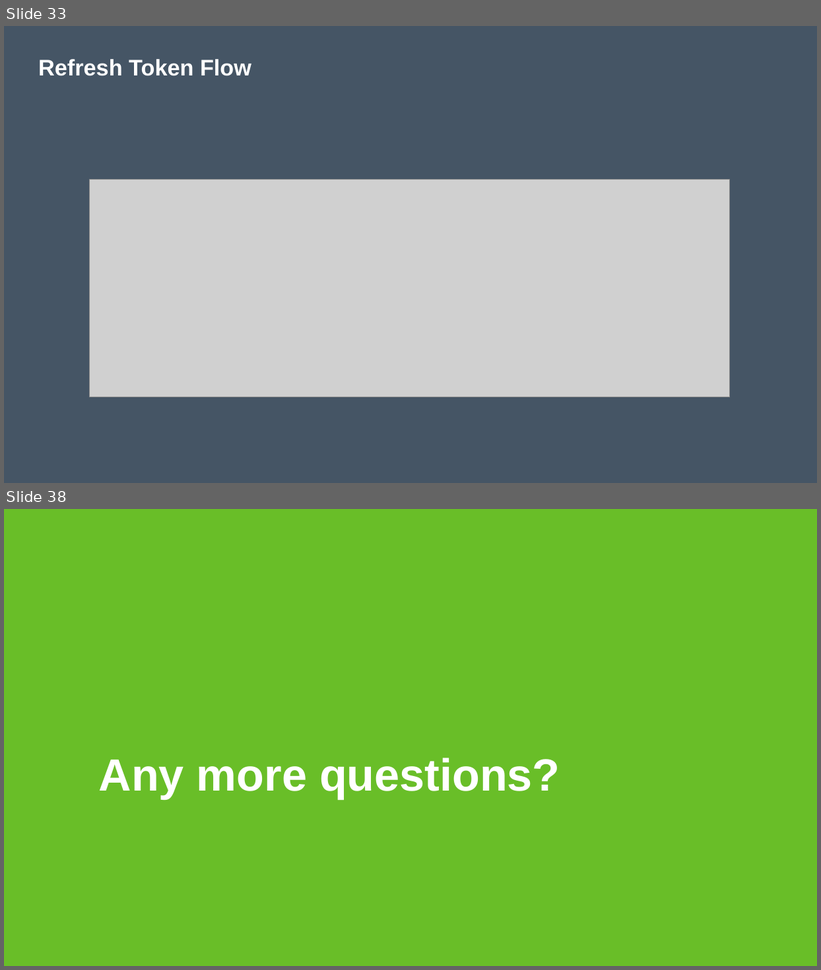
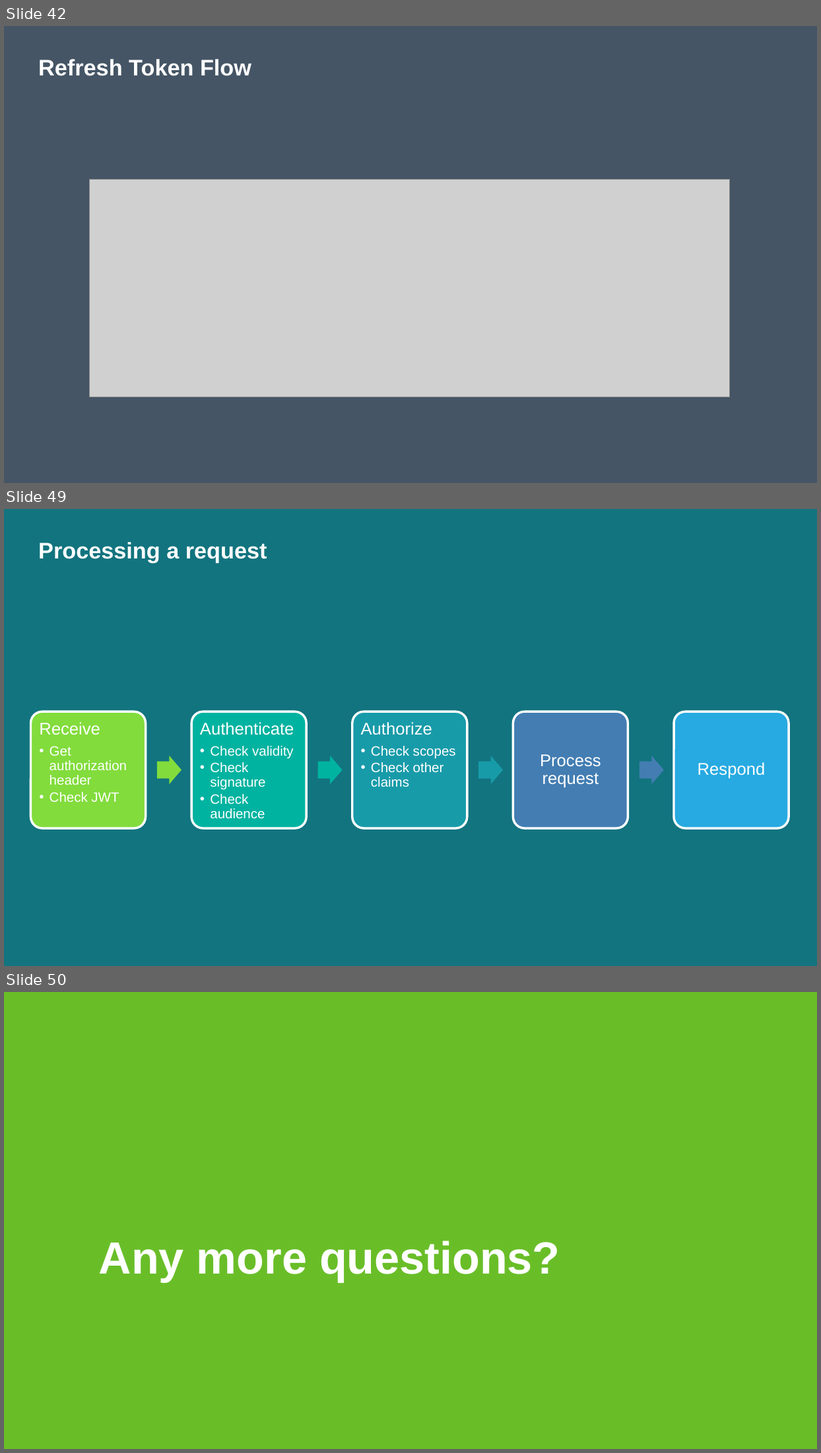
Before and after one commit to nickverschueren/devcruise-2019, a slide deck: Slides/OAuthAndOpenIdConnect.pptx. Shown one above the other, each under a label of ours: slides 33 and 38 before the commit, slides 42, 49 and 50 after it; the slides between them are not shown. The pictures are 821x970 and 821x1453 pixels, drawn with LibreOffice and Linux fonts; fonts in the diff are those of the drawing; grey boxes stand for pictures; background and template pictures are left out. Boxes give left, top, right and bottom in pixels: in the first picture for what was removed or moved away, otherwise in the second. Text is boxed around its words. In the diff, an @@ line names an element or a change of style, - is before the commit and + after.

```diff
--- a/Slides/OAuthAndOpenIdConnect.pptx
+++ b/Slides/OAuthAndOpenIdConnect.pptx
@@ slide 49 added at [4, 509, 817, 966], background #12747F @@
@@ title added at [38, 542, 267, 562], 20 pt, text #FFFFFF, bold @@
+Processing a request
@@ group added at [31, 712, 789, 828]: 5 rounded rectangles, 5 texts, 4 right arrows @@
+Receive
+  • Get authorization header
+  • Check JWT
+Authenticate
+  • Check validity
+  • Check signature
+  • Check audience
+Authorize
+  • Check scopes
+  • Check other claims
+Process request
+Respond
@@ what was slide 33 is now slide 42 @@
@@ what was slide 38 is now slide 50 @@
```
Also in this commit, not shown: 10 slides changed, 11 other slides added, 1 other file.
